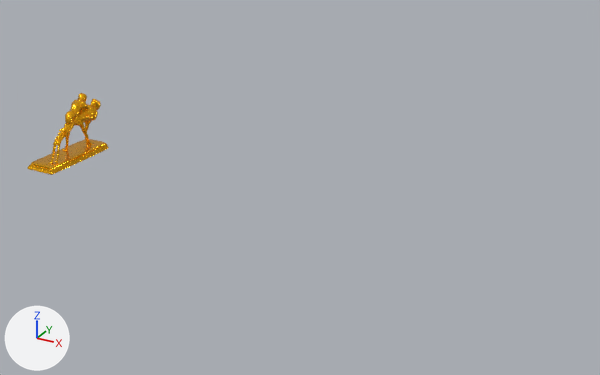
The glTF model Statua_Cantonieri_1a5.glb: old version first, new version second.
One viewpoint serves both versions: a camera (50 mm lens) standing at (1.45, -6.23, 3.37) and looking at (-2.01, 0.06, 0.23). Arrows for +X, +Y and +Z are at lower left; the lights stay in place.

Script lines for the objects in view, before the commit:
```python
ob_statua = bpy.data.objects.new('Statua', me_tripo_node_8328ace4_f3b8_415a_a8d1_a3468a7bc59c_爀灩彯潮敤)
ob_statua.location = (-4.803, 0.0, 0.348)
ob_statua.rotation_euler = (0.0, 0.0, -3.142)  # degrees (0, 0, -180)
ob_statua.scale = (0.0101, 0.0101, 0.0101)
```
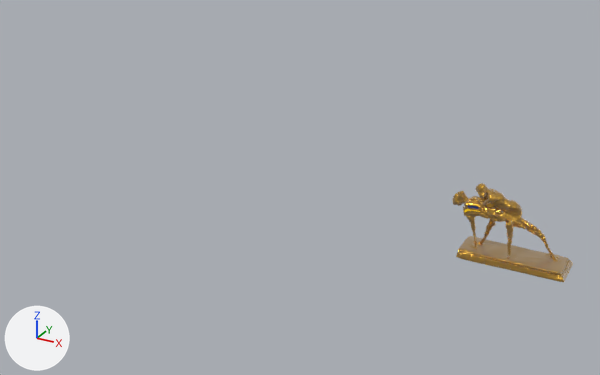
Boxes [x1, y1, x2, y2] around the edits, measured in the pictures (600 x 375 px):
'Statua', surface changed, moved, turned: before [28, 93, 109, 175]; after [452, 183, 573, 282]

What changed in the scene script:
```text
Change mat_statua:
    where n0 = _N.new('ShaderNodeBsdfPrincipled'); n0.name = 'Principled BSDF'
    add n0.inputs[24].default_value = 1.0  # 'Sheen Weight'
    where n2 = _N.new('ShaderNodeMix'); n2.name = 'Mix'
    n2.inputs[7].default_value: (1.0, 0.479, 0.0116, 1.0) -> (0.584, 0.323, 0.0423, 1.0)  # 'B', orange #ffb81c -> 'B', orange #c99a3a
Change ob_statua:
    ob_statua.location: (-4.803, 0.0, 0.348) -> (0.009, -0.016, 0.348)
    ob_statua.rotation_euler: (0.0, 0.0, -3.142) -> (0.0, 0.0, -1.565)  # degrees (0, 0, -180) -> degrees (0, 0, -90)
```
